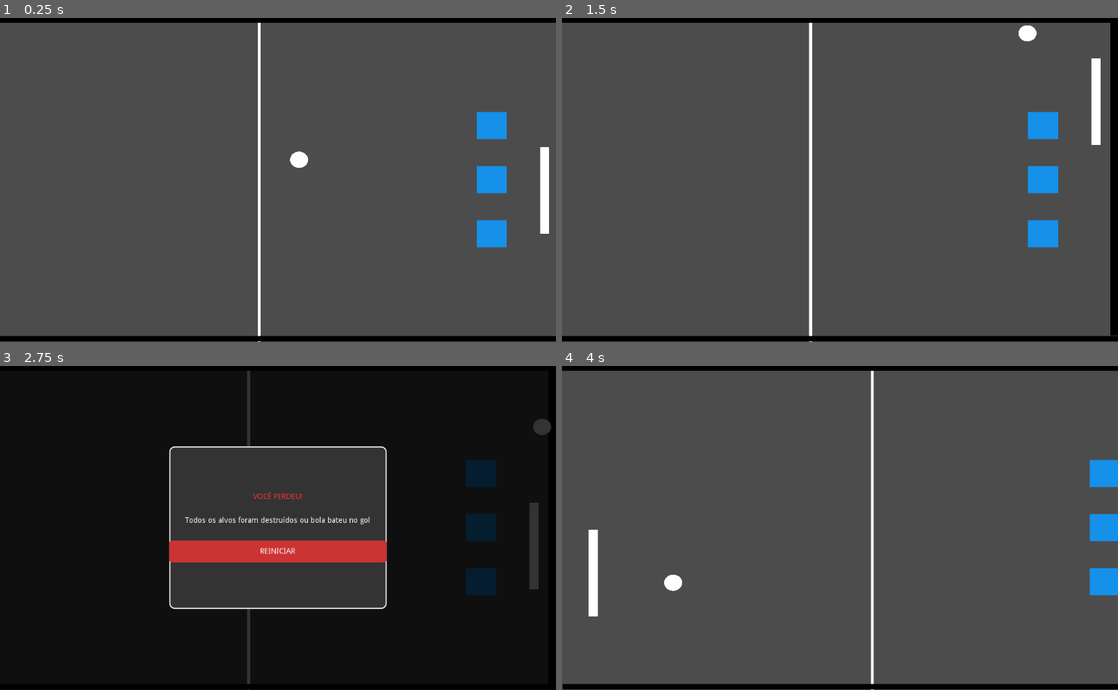
Above: before the commit, frames 1-4 (two rows, left to right).
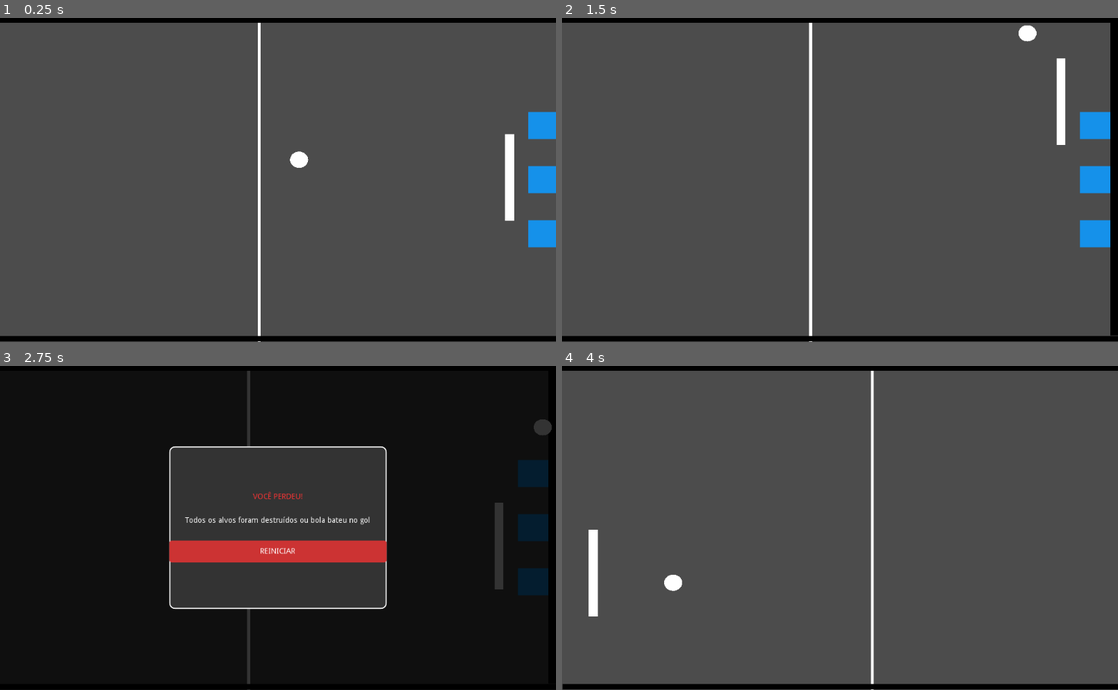
Above: after the commit, the same moments.

Repository: cebuliski/RevoltaDoPong
Game: Godot game, scene res://Jogo.tscn
Same seed, same stepped clock (60 frames per second), same inputs: the game is played once before the commit and once after it.
Inputs:
- Up to frame 1 (0.25 s): no input
- Up to frame 2 (1.5 s): hold Up (ui_up) 0.53-1.28 s; hold Down (ui_down) from 1.28 s (still down)
- Up to frame 3 (2.75 s): release Down (ui_down) at 2.03 s; hold Up (ui_up) from 2.03 s (still down)
- Up to frame 4 (4 s): release Up (ui_up) at 2.75 s; click "REINICIAR" at 2.75 s; hold Up (ui_up) from 3.53 s (still down)

The runs differ from the first frame. In frame 1, 3.3% of the frame differs, in the area x 85-100%, y 28-71%; in frame 2, 3.6%, in the area x 83-99%, y 12-71%; in frame 3, 3.2%; in frame 4, 1.3%.

Commit message:
insercoes de jogabilidade

Diff:
--- a/Alvo.gd
+++ b/Alvo.gd
@@ -1,7 +1,7 @@
 extends Area2D
 class_name Alvo
 
-export var vida: int = 1
+export var vida: int = 3
 
 signal destruido
 
@@ -18,6 +18,7 @@
 func levar_dano(quantidade: int):
 	vida -= quantidade
 
+	# Se a vida zerar, aí sim destrói e avisa o Jogo
 	if vida <= 0:
 		destruir()
 
--- a/Bola.gd
+++ b/Bola.gd
@@ -3,15 +3,19 @@
 
 export(PackedScene) var Tiro
 
-# Sinal emitido quando a bola bate na parede que causa derrota
+# Sinal emitido quando a bola bate na parede OU passa da raquete (causa derrota)
 signal bateu_parede_game_over
 
 var pode_atirar: bool = false
 var bola_no_centro: bool = false
 var bateu_raquete_maquina: bool = false
+var jogo_ativo: bool = true
 
 const CENTRO_X: float = 512.0
 const TOLERANCIA_CENTRO: float = 4.0
+
+# NOVO: Se a bola passar desta posição X, é Game Over (Segurança caso não bata na parede)
+const LIMITE_DIREITA_GAMEOVER: float = 1060.0
 
 export var velocidade_inicial = 300
 export var velocidade_maxima = 300 #800
@@ -27,6 +31,7 @@
 
 
 func iniciar_bola():
+	jogo_ativo = true
 	var angulo = rand_range(-PI/4, PI/4)
 
 	if randf() < 0.5:
@@ -36,11 +41,18 @@
 
 
 func _physics_process(delta):
+	# Se o jogo não está ativo (já deu game over), para de processar
+	if not jogo_ativo:
+		return
+
 	var movimento = velocidade * delta
 	var colisao: KinematicCollision2D = corpo_bola.move_and_collide(movimento)
 
 	if colisao:
 		processar_colisao(colisao)
+
+	if corpo_bola.global_position.x > LIMITE_DIREITA_GAMEOVER:
+		disparar_game_over()
 
 	var no_centro := abs(corpo_bola.global_position.x - CENTRO_X) <= TOLERANCIA_CENTRO
 	if no_centro and not bola_no_centro and bateu_raquete_maquina:
@@ -57,7 +69,7 @@
 	# Verifica se bateu na parede que causa Game Over. Se bateu, o jogo termina.
 	var quem_bateu = colisao.get_collider()
 	if quem_bateu and quem_bateu.is_in_group("parede_game_over"):
-		emit_signal("bateu_parede_game_over")
+		disparar_game_over()
 		return
 
 	velocidade = velocidade.bounce(normal)
@@ -69,6 +81,11 @@
 	if abs(normal.y) > 0.9:
 		corpo_bola.position += normal * 2
 
+# Função auxiliar para garantir que o sinal só seja emitido uma vez
+func disparar_game_over():
+	if jogo_ativo:
+		jogo_ativo = false
+		emit_signal("bateu_parede_game_over")
 
 func habilitar_e_disparar():
 	if pode_atirar:
@@ -76,7 +93,6 @@
 	pode_atirar = true
 	disparar_tiro()
 	pode_atirar = false
-
 
 
 func pegar_alvo_vivo() -> Node2D:
@@ -92,13 +108,10 @@
 		if c != null and is_instance_valid(c) and c.vida > 0:
 			vivos.append(c)
 
-	# Se nenhum vivo → retorna null
 	if vivos.size() == 0:
 		return null
 
 	return vivos[randi() % vivos.size()]
-
-
 
 
 func disparar_tiro():
--- a/BolaVisual.gd
+++ b/BolaVisual.gd
@@ -1,9 +1,8 @@
 extends Node2D
-# Script para desenhar a bola como um círculo
 
 # Raio do círculo (metade do tamanho do ColorRect original)
 export var raio: float = 15.0
-# Cor do círculo
+
 export var cor: Color = Color.white
 
 func _draw() -> void:
--- a/Jogo.gd
+++ b/Jogo.gd
@@ -1,21 +1,12 @@
 extends Node2D
 class_name Jogo
 
-# ===== VARIÁVEIS DE CONTROLE =====
-
-# Contador de alvos ainda ativos no jogo
-# Inicia com 3 pois temos Alvo, Alvo2 e Alvo3 na cena
 var alvos_vivos: int = 3
 
 # Contador de alvos que já foram destruídos
 # Usado para rastreamento e possível exibição de estatísticas
 var alvos_destruidos: int = 0
 
-
-# ===== REFERÊNCIAS DA CENA =====
-
-# Referências diretas aos três alvos presentes na cena
-# Cada alvo começa com 3 pontos de vida (configurado em Jogo.tscn)
 onready var alvo1: Alvo = $Alvo
 onready var alvo2: Alvo = $Alvo2
 onready var alvo3: Alvo = $Alvo3
@@ -50,7 +41,7 @@
 
 func conectar_sinais_alvos():
 	# Conecta o primeiro alvo
-	# A verificação 'if alvo1' previne erro caso o nó não exista
+
 	# A verificação 'is_connected' evita conectar o mesmo sinal múltiplas vezes
 	if alvo1 and not alvo1.is_connected("destruido", self, "_on_Alvo_destruido"):
 		alvo1.connect("destruido", self, "_on_Alvo_destruido")
@@ -69,9 +60,6 @@
 	# Esse sinal é emitido quando a bola ultrapassa a RaqueteJogador e bate na ParedeLateral1
 	if bola and not bola.is_connected("bateu_parede_game_over", self, "_on_Bola_bateu_parede_game_over"):
 		bola.connect("bateu_parede_game_over", self, "_on_Bola_bateu_parede_game_over")
-
-
-# ===== CALLBACKS DE SINAIS =====
 
 func _on_Alvo_destruido(_alvo: Alvo):
 	# Incrementa o contador de alvos destruídos
@@ -101,9 +89,6 @@
 	# Isso reseta todos os alvos, a bola, as raquetes e os contadores
 	get_tree().reload_current_scene()
 
-
-# ===== FUNÇÕES DE GERENCIAMENTO DO JOGO =====
-
 func game_over():
 	# Pausa todas as atividades do jogo
 	# Nós com pause_mode = 2 (como GameOverUI) continuam funcionando
@@ -111,6 +96,4 @@
 	get_tree().paused = true
 
 	# Torna visível a camada de interface de Game Over
-	# Exibe o overlay escuro, o painel, a mensagem e o botão de reiniciar
-	# O botão já está conectado ao método _on_BotaoReiniciar_pressed() pelo editor (Node -> pressed)
 	game_over_ui.visible = true
--- a/Jogo.tscn
+++ b/Jogo.tscn
@@ -97,44 +97,41 @@
 color = Color( 0, 0, 0, 1 )
 
 [node name="CollisionShape2D" type="CollisionShape2D" parent="ParedeLateral1"]
-position = Vector2( 1018, 299 )
+position = Vector2( 1019, 299 )
 shape = SubResource( 10 )
 
 [node name="Alvo" parent="." instance=ExtResource( 4 )]
 modulate = Color( 0.0823529, 0.568627, 0.917647, 1 )
-position = Vector2( 900, 200 )
+position = Vector2( 986, 200 )
 z_as_relative = false
 collision_layer = 2
 collision_mask = 2
-vida = 3
 
 [node name="CollisionShape2D" type="CollisionShape2D" parent="Alvo"]
 shape = SubResource( 3 )
 
 [node name="Alvo2" parent="." instance=ExtResource( 4 )]
 modulate = Color( 0.0823529, 0.568627, 0.917647, 1 )
-position = Vector2( 900, 300 )
+position = Vector2( 986, 300 )
 z_as_relative = false
 collision_layer = 2
 collision_mask = 2
-vida = 3
 
 [node name="CollisionShape2D" type="CollisionShape2D" parent="Alvo2"]
 shape = SubResource( 4 )
 
 [node name="Alvo3" parent="." instance=ExtResource( 4 )]
 modulate = Color( 0.0823529, 0.568627, 0.917647, 1 )
-position = Vector2( 900, 400 )
+position = Vector2( 986, 400 )
 z_as_relative = false
 collision_layer = 2
 collision_mask = 2
-vida = 3
 
 [node name="CollisionShape2D" type="CollisionShape2D" parent="Alvo3"]
 shape = SubResource( 5 )
 
 [node name="RaqueteJogador" type="KinematicBody2D" parent="."]
-position = Vector2( 980, 240 )
+position = Vector2( 922, 216 )
 z_index = 1
 z_as_relative = false
 collision_layer = 2
@@ -171,6 +168,8 @@
 [node name="FundoEscuro" type="ColorRect" parent="GameOverUI"]
 anchor_right = 1.0
 anchor_bottom = 1.0
+margin_top = 2.0
+margin_bottom = 2.0
 color = Color( 0, 0, 0, 0.8 )
 
 [node name="PainelGameOver" type="Panel" parent="GameOverUI"]
--- a/RaqueteJogador.gd
+++ b/RaqueteJogador.gd
@@ -11,32 +11,17 @@
 	# Reinicia a direção para 0 antes de verificar o input
 	direcao = Vector2.ZERO
 
-	# --- Lógica de Input e Direção ---
-
 	# Para cima
-	# is_action_pressed("ui_up") é o input padrão para cima
 	if Input.is_action_pressed("ui_up"):
 		direcao.y = -1 # Y negativo é para cima em 2D
 
 	# Para baixo
-	# is_action_pressed("ui_down") é o input padrão para baixo
 	if Input.is_action_pressed("ui_down"):
 		direcao.y = 1 # Y positivo é para baixo em 2D
 
-	# --- Movimentação ---
-
-	# Normaliza a direção se for diferente de zero.
-	# Isso é bom para garantir que o vetor tenha um comprimento máximo de 1
-	# caso você use inputs combinados (embora no Pong não seja o caso).
 	direcao = direcao.normalized()
 
 	# Calcula a velocidade final (em pixels por frame)
 	var movimento = direcao * velocidade * delta
 
-	# move_and_slide() é a função principal para mover o KinematicBody2D,
-	# ele lida com a colisão automaticamente.
-	# O segundo argumento (Vector2.UP) é o "vetor de chão",
-	# mas em um jogo como o Pong, é seguro usar Vector2.ZERO.
-	# No Godot 3.5, move_and_slide() requer um argumento de vetor de chão,
-	# usaremos Vector2.ZERO para 2D puro sem gravidade.
 	move_and_slide(movimento, Vector2.ZERO)
--- a/RaqueteMaquina.gd
+++ b/RaqueteMaquina.gd
@@ -24,7 +24,6 @@
 # Aqui, configuramos os parâmetros da raquete e procuramos a bola
 func _ready() -> void:
 	# Obtemos a altura real da raquete a partir do CollisionShape
-	# O Godot define o retângulo pelo "extents" (meia-altura), então multiplicamos por 2 para obter a altura total
 	if colisao_shape and colisao_shape.shape is RectangleShape2D:
 		var rect_shape = colisao_shape.shape as RectangleShape2D
 		altura_raquete = rect_shape.extents.y * 2.0
